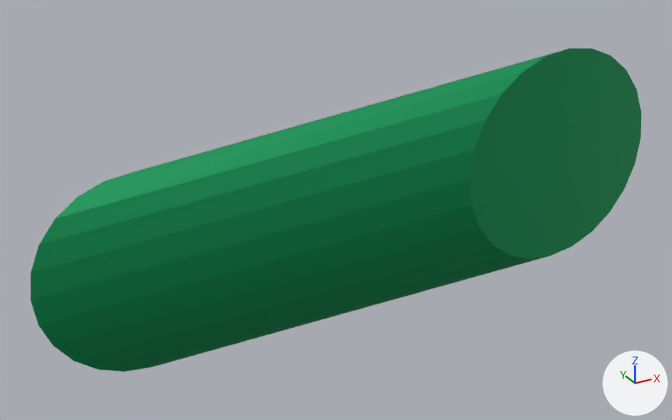
Renders of the glTF model vr/objetos/a0.glb from each side of a commit.
The view is the same before and after, from a 50 mm lens placed at (-6.19, -15.95, 9.9), pointed at (1.29, -2.34, 3.1). Lighting does not change. The marker at lower right points along +X, +Y and +Z. Where no turn or scale is listed for an object, it has been applied to the vertices.

Names of what the first picture shows: 'Mesh_0', 'root'.
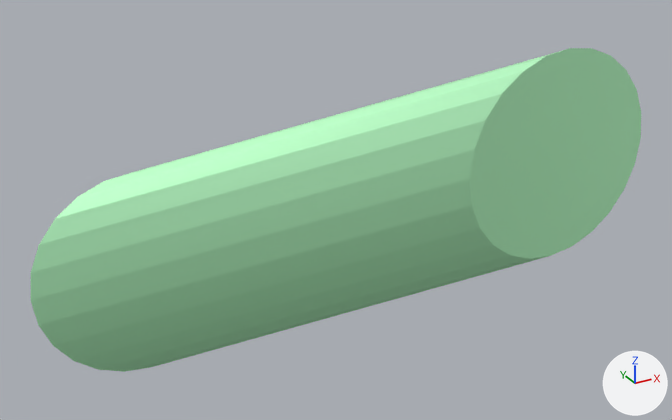
What differs and where, as boxes (x1, y1, x2, y2) in the pictures (672 x 420 px):
'Mesh_0', recoloured: (31, 50, 563, 372) in both
'root', recoloured: (470, 48, 641, 259) in both

The change in detail:
Material 'Color I02' (mat_color_i02) changes colour from green #079457 to green #c0ffcb; in linear values from (0.002, 0.298, 0.0963) to (0.525, 1.0, 0.6).
